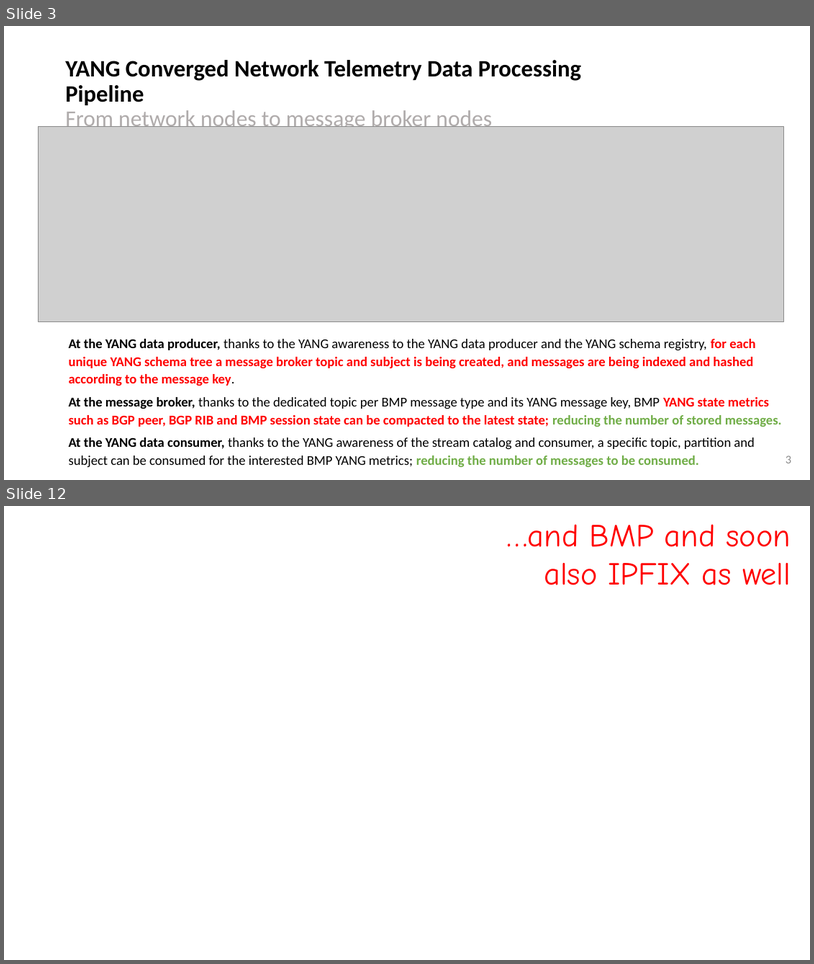
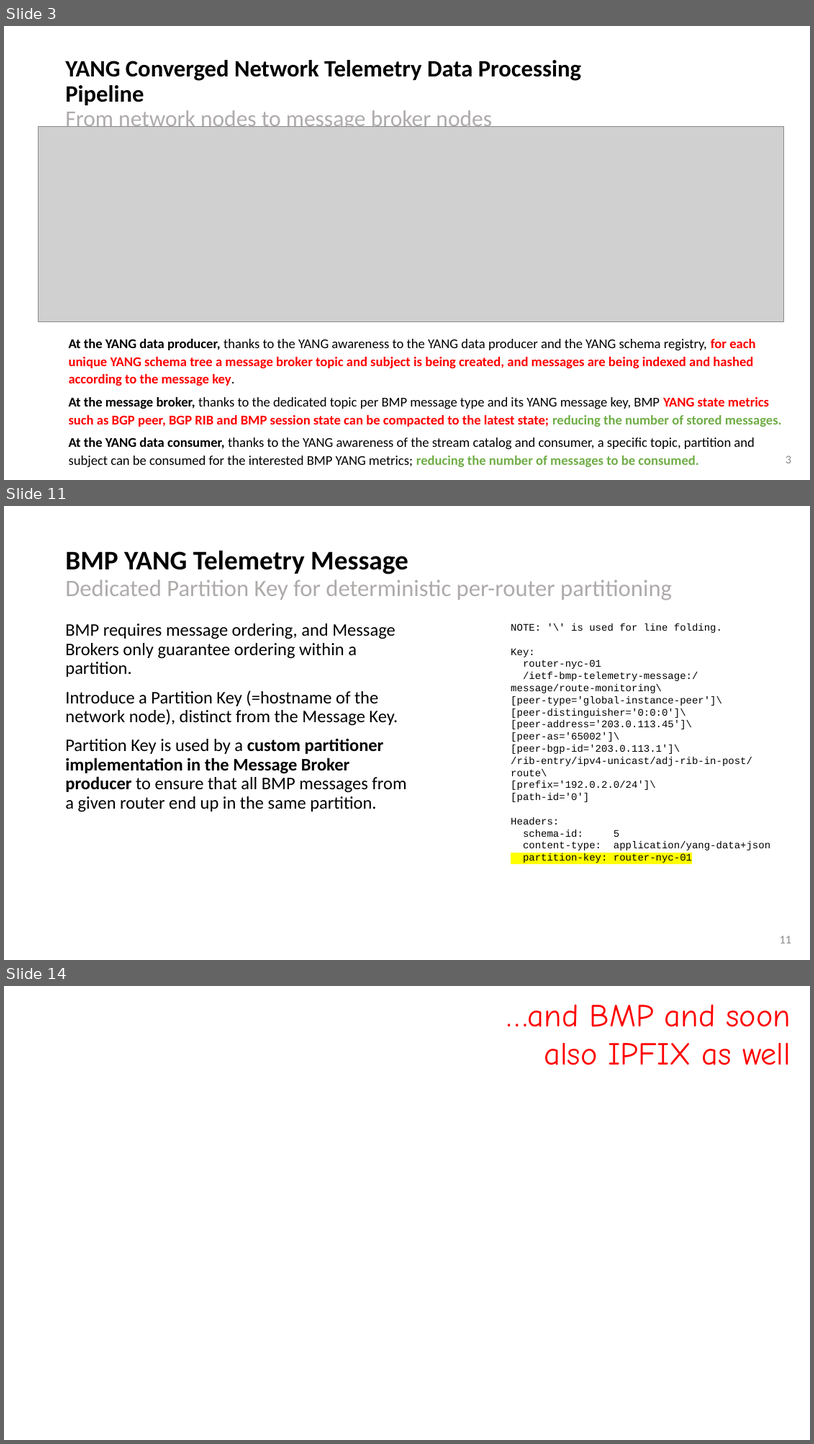
Before and after one commit to network-analytics/ietf-network-analytics-document-status, a slide deck: 126/NMOP/draft-netana-nmop-message-broker-bmp-telemetry-msg-03.pptx. Shown one above the other, each under a label of ours: slides 3 and 12 before the commit, slides 3, 11 and 14 after it; the slides between them are not shown. The pictures are 814x964 and 814x1444 pixels, drawn with LibreOffice and Linux fonts; fonts in the diff are those of the drawing; grey boxes stand for pictures; background and template pictures are left out. Boxes give left, top, right and bottom in pixels: in the first picture for what was removed or moved away, otherwise in the second. Text is boxed around its words. In the diff, an @@ line names an element or a change of style, - is before the commit and + after.

Commit message:
bmp-telemetry-msg: finalize slides for IETF 126

```diff
--- a/126/NMOP/draft-netana-nmop-message-broker-bmp-telemetry-msg-03.pptx
+++ b/126/NMOP/draft-netana-nmop-message-broker-bmp-telemetry-msg-03.pptx
@@ slide 11 added at bbox=[4, 506, 810, 960], background #FFFFFF @@
@@ title added at bbox=[65, 550, 672, 600], 28 pt, text #AFABAB @@
+BMP YANG Telemetry Message
+Dedicated Partition Key for deterministic per-router partitioning
@@ text added at bbox=[65, 623, 406, 812], 21 pt, text #000000 @@
+BMP requires message ordering, and Message Brokers only guarantee ordering within a partition.
+Introduce a Partition Key (=hostname of the network node), distinct from the Message Key.
+Partition Key is used by a custom partitioner implementation in the Message Broker producer to ensure that all BMP messages from a given router end up in the same partition.
@@ text added at bbox=[511, 623, 771, 862], 12 pt, text #000000 @@
+NOTE: '\' is used for line folding.
+Key:
+router-nyc-01
+/ietf-bmp-telemetry-message:/
+message/route-monitoring\
+[peer-type='global-instance-peer']\
+[peer-distinguisher='0:0:0']\
+[peer-address='203.0.113.45']\
+[peer-as='65002']\
+[peer-bgp-id='203.0.113.1']\
+/rib-entry/ipv4-unicast/adj-rib-in-post/route\
+[prefix='192.0.2.0/24']\
+[path-id='0']
+Headers:
+schema-id: 5
+content-type: application/yang-data+json
+partition-key: router-nyc-01
@@ page number added at bbox=[780, 935, 792, 943], 14 pt, text #8C8C8C @@
+11
@@ what was slide 12 is now slide 14 @@
```
Also in this commit, not shown: 8 slides changed, 2 other slides added, 1 slide removed, 1 other file.
